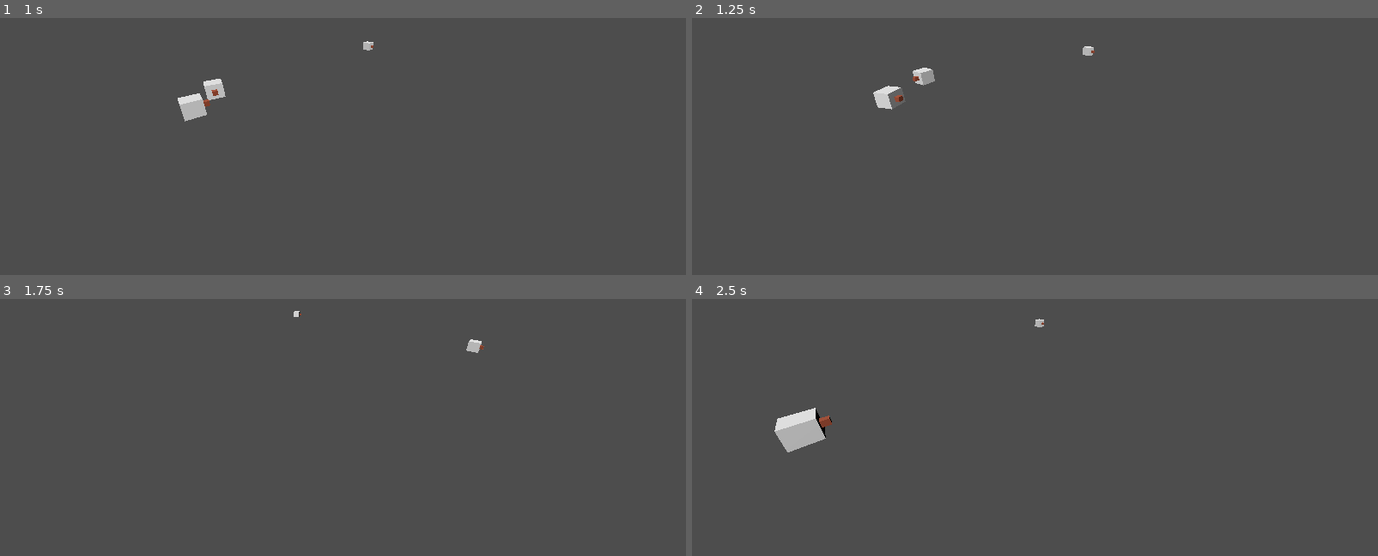
Above: before the commit, frames 1-4 (two rows, left to right).
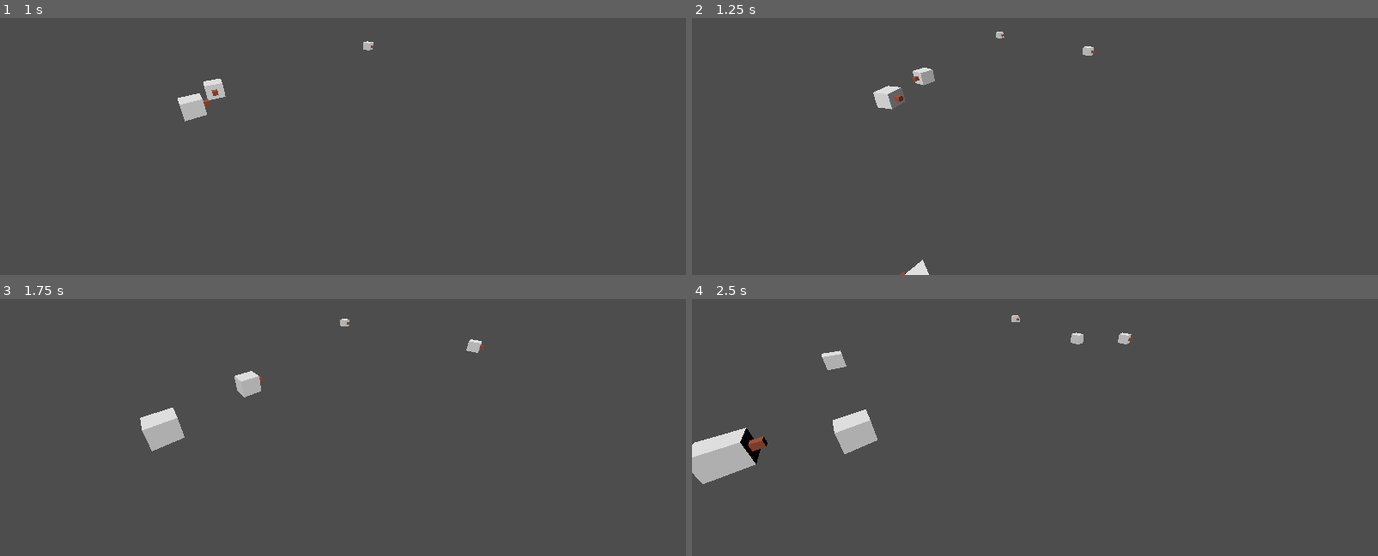
Above: after the commit, the same moments.

Repository: mulboor/kruispuntsimulatie
Game: Godot game, scene res://scenes/spaces/main.tscn
Same seed, same stepped clock (60 frames per second), same inputs: the game is played once before the commit and once after it.
Inputs:
- Up to frame 1 (1 s): no input
- Up to frame 2 (1.25 s): no input
- Up to frame 3 (1.75 s): no input
- Up to frame 4 (2.5 s): no input

Frame 1 is identical in both runs. In frame 2, 0.1% of the frame differs, in the area x 30-46%, y 5-100%; in frame 3, 1.1%; in frame 4, 3.6%, in the area x 0-65%, y 6-72%.

Commit message:
brake.gd update
De snelheid mindert nu goed

Diff:
--- a/scenes/spaces/main.tscn
+++ b/scenes/spaces/main.tscn
@@ -42,7 +42,7 @@
 
 [node name="RoadUserSpawner" type="Node3D" parent="Spawners" node_paths=PackedStringArray("general_user_stats", "path")]
 script = ExtResource("2_xc2x4")
-time_between_spawns = 3.0
+time_between_spawns = 1.0
 random_deviation = 0.05
 general_user_stats = NodePath("../../GlobalRoadUserStats")
 path = NodePath("Path3D")
@@ -54,7 +54,7 @@
 [node name="RoadUserSpawner2" type="Node3D" parent="Spawners" node_paths=PackedStringArray("general_user_stats", "path")]
 transform = Transform3D(-4.37114e-08, 0, -1, 0, 1, 0, 1, 0, -4.37114e-08, 10.7905, 0, -10.088)
 script = ExtResource("2_xc2x4")
-time_between_spawns = 2.0
+time_between_spawns = 1.0
 random_deviation = 0.054
 general_user_stats = NodePath("../../GlobalRoadUserStats")
 path = NodePath("Path3D")
@@ -66,7 +66,7 @@
 [node name="RoadUserSpawner3" type="Node3D" parent="Spawners" node_paths=PackedStringArray("general_user_stats", "path")]
 transform = Transform3D(-0.66614, -0.000675145, 0.745827, -0.00919202, 0.999931, -0.00730475, -0.74577, -0.0117216, -0.6661, 32.4227, 0, 22.2337)
 script = ExtResource("2_xc2x4")
-time_between_spawns = 1.7
+time_between_spawns = 1.0
 random_deviation = 0.013
 general_user_stats = NodePath("../../GlobalRoadUserStats")
 path = NodePath("Path3D")
@@ -80,10 +80,10 @@
 script = ExtResource("1_xpqr5")
 max_speed = 0.3
 accel = 0.1
-deccel = 0.2
+deccel = 0.1
 visibility = 10.0
 reaction_time = 0.5
-stopping_distance = 3.0
+stopping_distance = 5.0
 
 [node name="Camera3D" type="Camera3D" parent="."]
 transform = Transform3D(-0.73118, 0.274933, -0.624329, 0.0222999, 0.924335, 0.380929, 0.68182, 0.264606, -0.681987, 0, 6.018, 0.321)
--- a/scripts/states/accelerate.gd
+++ b/scripts/states/accelerate.gd
@@ -2,6 +2,7 @@
 class_name Accelerate
 
 @onready var current_reaction_time: float
+@onready var distance_to_obstacle: float
 
 @onready var brake: bool
 
@@ -30,13 +31,11 @@
 		count_down_to_brake(_delta)
 
 func on_non_ground_hit(body: Node, distance: float) -> void:
-	if distance <= user_vars.stopping_distance:
-		brake = true
-	else:
-		pass
+	brake = true
+	distance_to_obstacle = distance
 
 func count_down_to_brake(_delta: float) -> void:
 	current_reaction_time -= _delta
 
-	if current_reaction_time <= 0:
+	if current_reaction_time <= 0 && distance_to_obstacle < user_vars.stopping_distance:
 		Transitioned.emit(self, "brake")
--- a/scripts/states/brake.gd
+++ b/scripts/states/brake.gd
@@ -7,7 +7,12 @@
 
 func physics_update(_delta):
 	# Minder de snelheid
-	user_vars.current_speed = maxf(0, user_vars.current_speed - (user_vars.deccel / (user_vars.current_speed * user_vars.current_speed)))
+	var new_current_speed: float
+	if user_vars.current_speed < 1:
+		new_current_speed = maxf(0, user_vars.current_speed - (user_vars.deccel * (user_vars.current_speed * user_vars.current_speed)))
+	elif user_vars.current_speed >= 1:
+		new_current_speed = maxf(0, user_vars.current_speed - (user_vars.deccel / (user_vars.current_speed * user_vars.current_speed)))
+	user_vars.current_speed = new_current_speed
 	user_vars.path_follow.progress += user_vars.current_speed
 	set_position_to(user_vars.path_follow)
 
